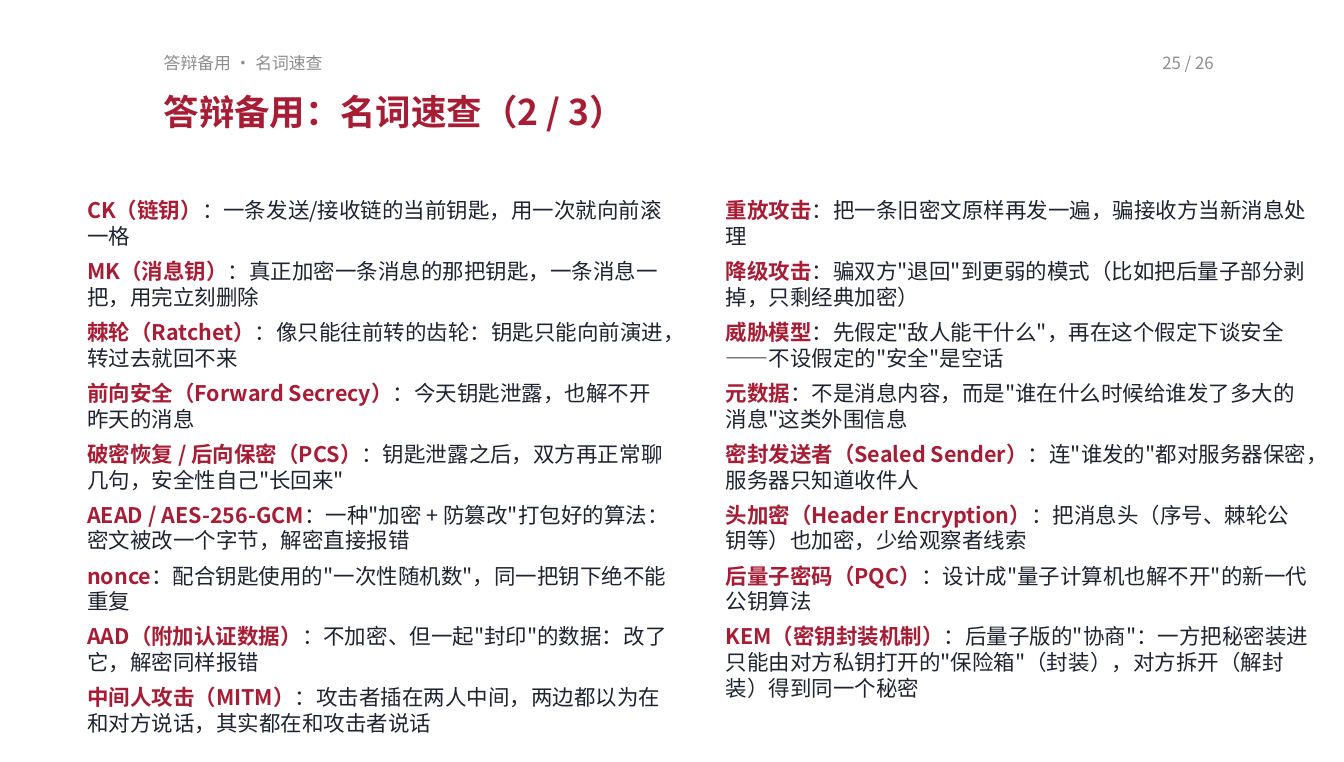
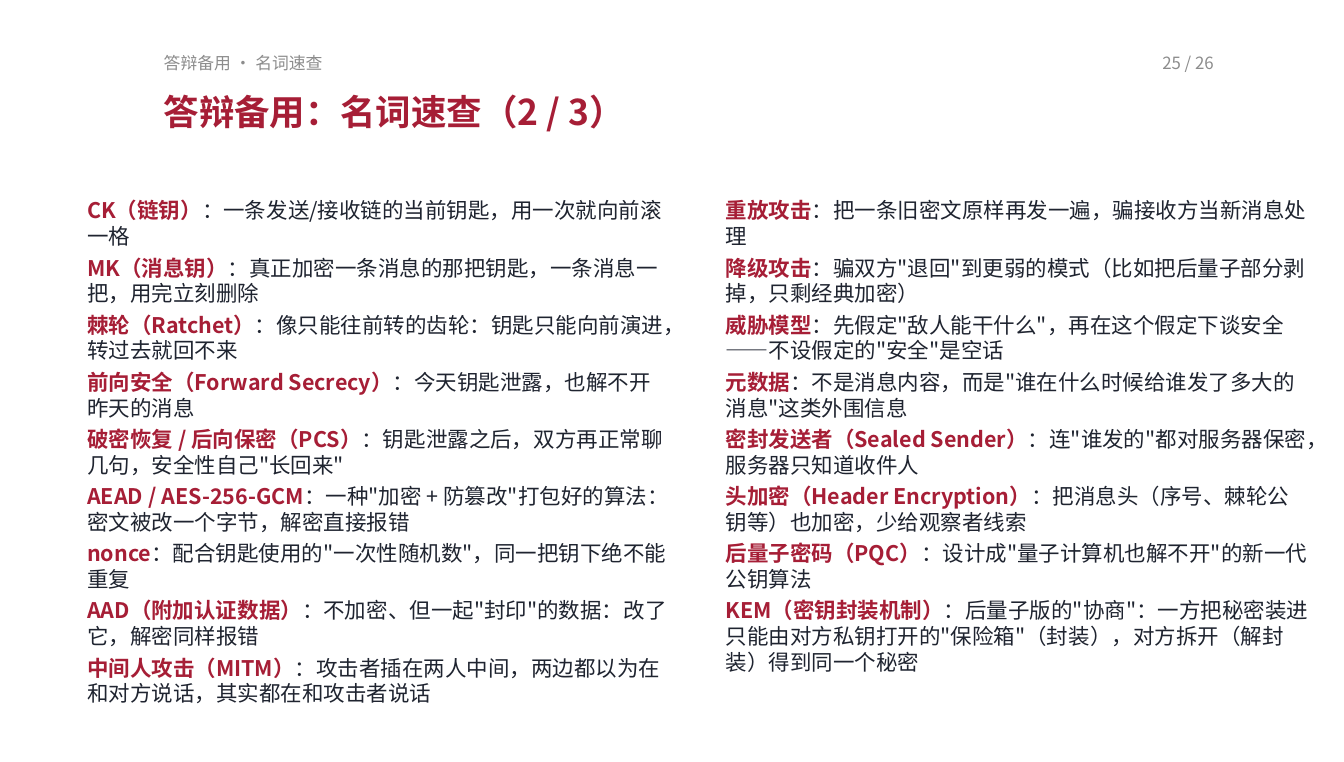
Before and after one commit to TomHaoZi/ECNUchat, a slide deck: slide 25 of 中期汇报/ECNUchat-中期汇报.pptx. Drawn at 1344x762 pixels with LibreOffice and Linux fonts; fonts in the diff are those of the drawing. Boxes give left, top, right and bottom in pixels: in the first picture for what was removed or moved away, otherwise in the second. Text is boxed around its words. In the diff, an @@ line names an element or a change of style, - is before the commit and + after.

```diff
--- a/中期汇报/ECNUchat-中期汇报.pptx
+++ b/中期汇报/ECNUchat-中期汇报.pptx
@@ text "CK（链钥）：一条发送/接收链的当前钥匙，用一次就向前滚一格" at [87, 199, 685, 703]: less space between paragraphs @@
@@ text "重放攻击：把一条旧密文原样再发一遍，骗接收方当新消息处理" at [726, 199, 1328, 672]: less space between paragraphs @@
```
Also in this commit, not shown: 9 other slides changed, 2 other files.
